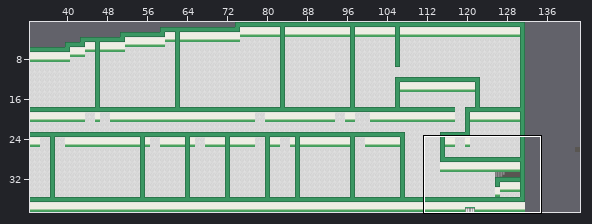
Tiled map, stored at public/maps/Orins Academy.tmx. Above, an overview of the earlier version with the close-up marked.
Close-up. Old version:
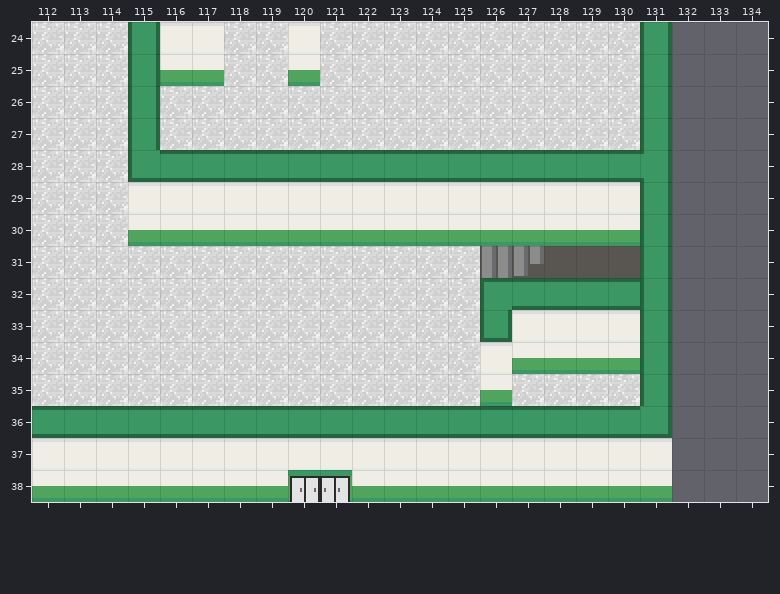
Cells are 16x16 px. Shown: x 112..134, y 24..38.
After the commit:
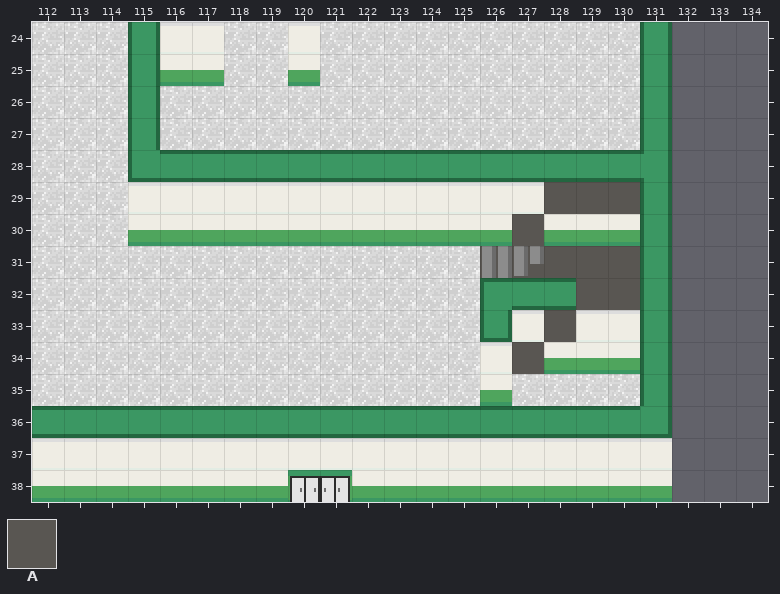
Key: from "stairs": A 3.
_ is an empty cell.
Tiles of an added or newly shown layer are drawn over the layers below it.
What changed:
{"where": "layer \"collision stairs\" (now shown)"}
{"y":29,"x":128,"old":"___","new":"AAA"}
{"y":30,"x":127,"old":"_","new":"A"}
{"y":32,"x":129,"old":"__","new":"AA"}
{"y":33,"x":128,"old":"_","new":"A"}
{"y":34,"x":127,"old":"_","new":"A"}
{"label":"added","picture_box":[512,182,640,246]}
{"label":"added","picture_box":[512,278,640,374]}
